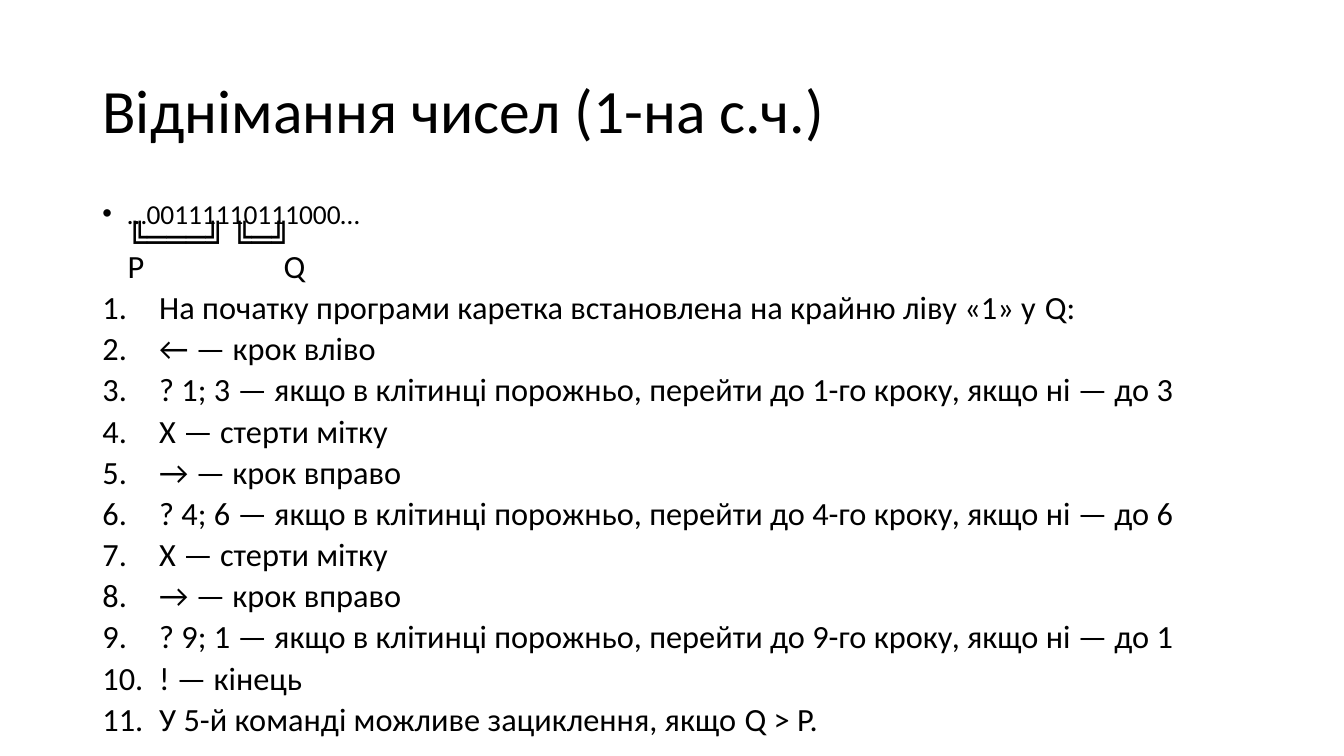
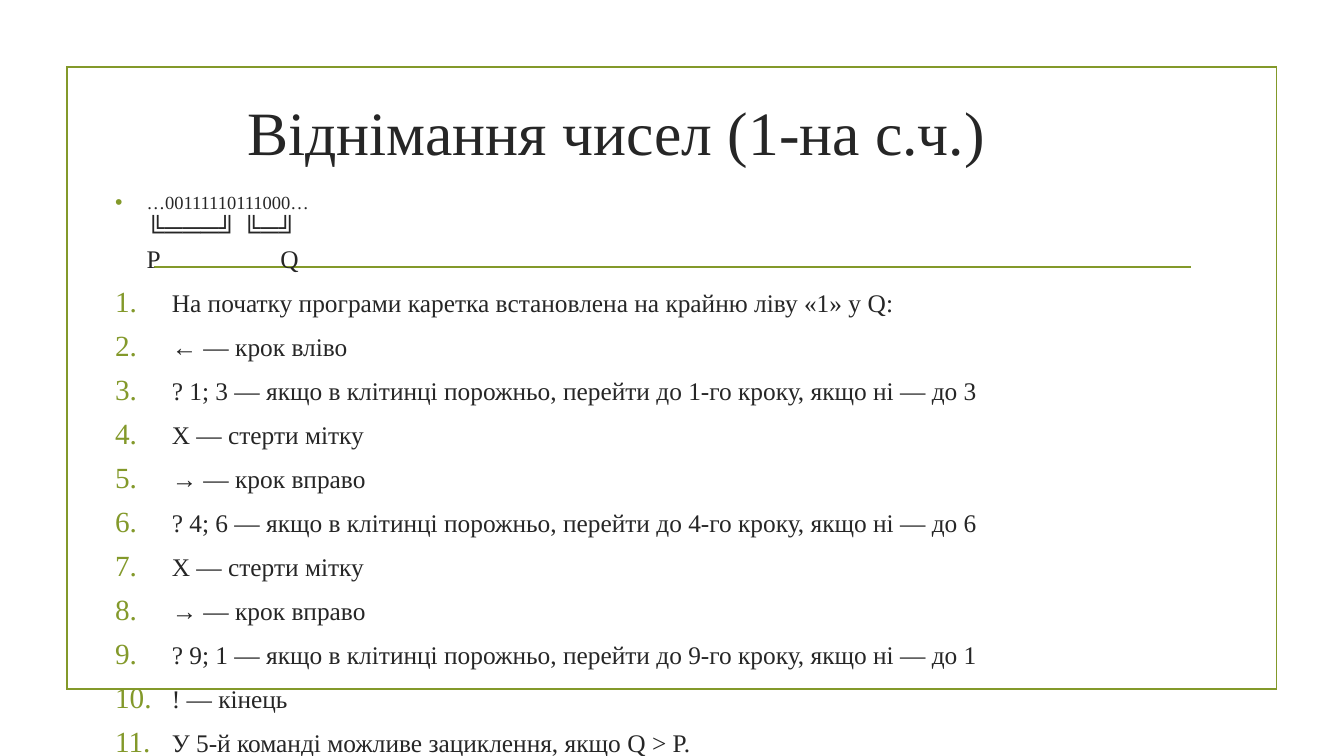
Before and after one commit to mecchmatProjects/Facultative, a slide deck: slide 13 of Lect0.pptx (slide 20 before the commit). Drawn at 1344x756 pixels with LibreOffice and Linux fonts; fonts in the diff are those of the drawing; background and template pictures are left out. Boxes give left, top, right and bottom in pixels: in the first picture for what was removed or moved away, otherwise in the second. Text is boxed around its words. In the diff, an @@ line names an element or a change of style, - is before the commit and + after.

Commit message:
lecture 0: style update

```diff
--- a/Lect0.pptx
+++ b/Lect0.pptx
@@ title "Віднімання чисел (1-на с.ч.)": place and size @@
-title "Віднімання чисел (1-на с.ч.)" at box(102, 88, 824, 143)
+title "Віднімання чисел (1-на с.ч.)" at box(247, 112, 985, 167)
@@ title "Віднімання чисел (1-на с.ч.)" at box(247, 112, 985, 167): font Calibri to Times New Roman, text colour #000000 to #262626; alignment left to centre; line spacing 0.9 to 1 @@
@@ rectangle added at box(67, 68, 1276, 690), outline #83992A 1.25 pt @@
@@ text "…00111110111000… ╚═══╝ ╚═╝ P Q": place and size @@
-text "…00111110111000… ╚═══╝ ╚═╝ P Q" at box(128, 206, 1173, 737)
+text "…00111110111000… ╚═══╝ ╚═╝ P Q" at box(147, 196, 977, 756)
@@ text "…00111110111000… ╚═══╝ ╚═╝ P Q" at box(147, 196, 977, 756): size 19.6 to 13.2 pt in "…00111110111000…"; size 23.1 to 18.2 pt, font Calibri to Times New Roman, text colour #000000 to #262626; indent changed; line spacing 0.7 to 1; less space between paragraphs @@
@@ line added from (154, 267) to (1191, 267), #83992A 1.25 pt @@
```
Also in this commit, not shown: 29 other slides changed.
